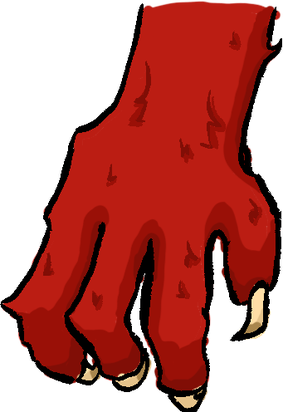
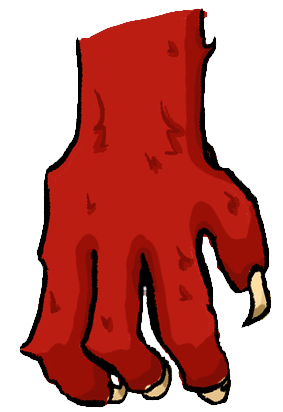
Layered file, before and after one edit (283x412). Changes by layer:
added layer "Background" (1st of 2) above "Background" over [0, 0, 283, 412]
painted on "Background" (2nd of 2) over [0, 0, 283, 412]
